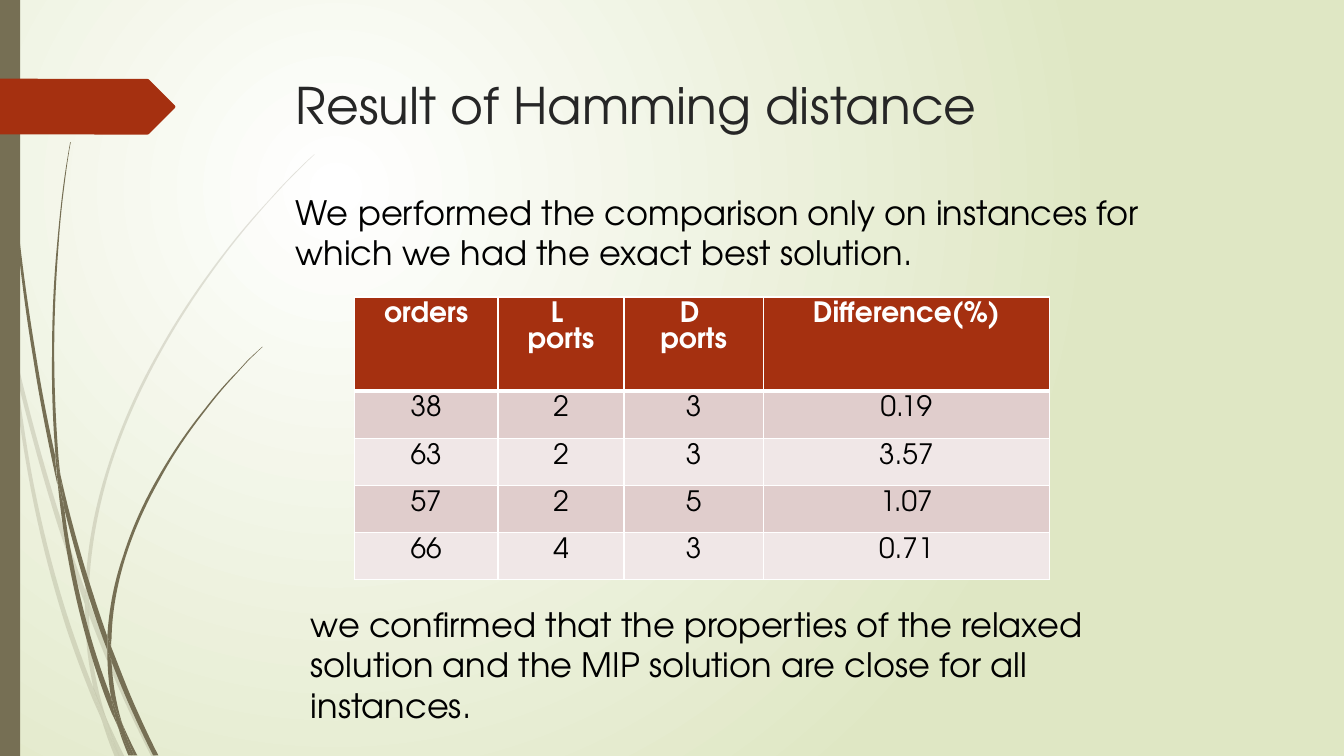
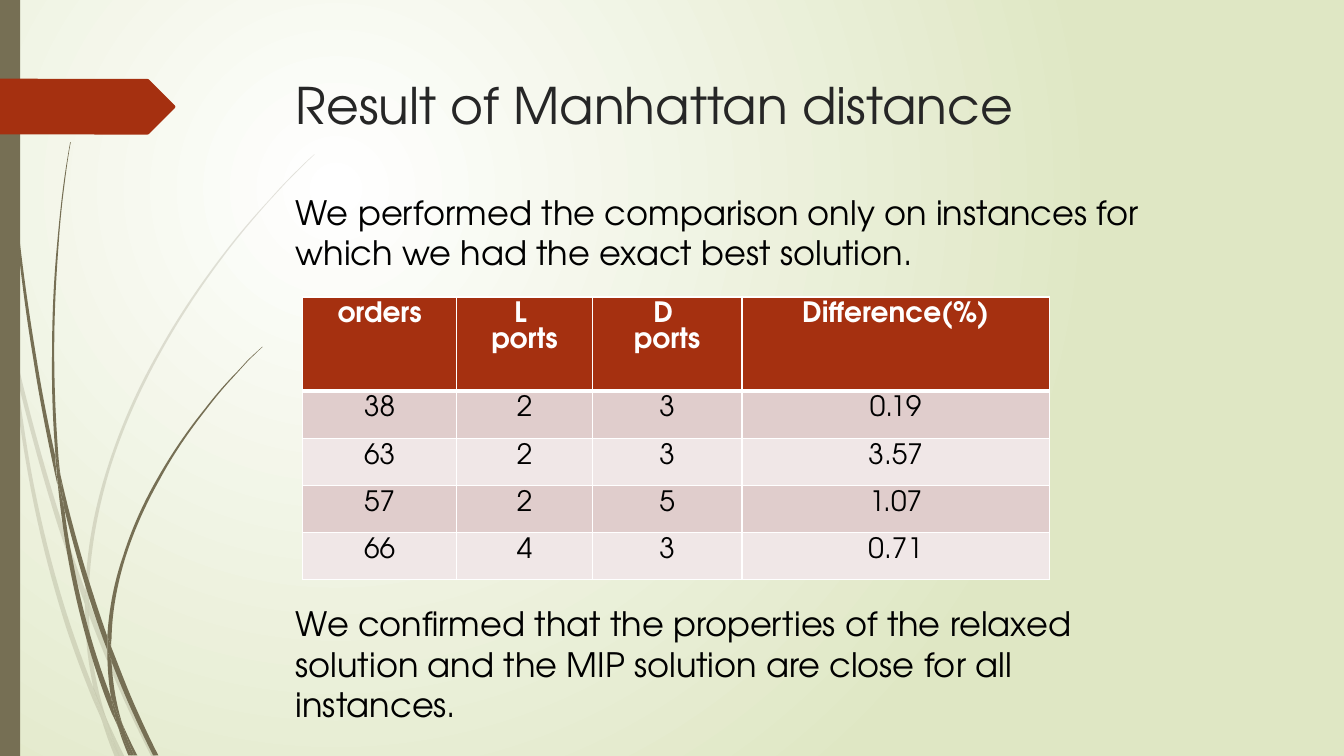
Before and after one commit to r-kurosu/kline_new, a slide deck: slide 63 of 竹田.pptx (slide 57 before the commit). Drawn at 1344x756 pixels with LibreOffice and Linux fonts; fonts in the diff are those of the drawing. Boxes give left, top, right and bottom in pixels: in the first picture for what was removed or moved away, otherwise in the second. Text is boxed around its words. In the diff, an @@ line names an element or a change of style, - is before the commit and + after.

```diff
--- a/竹田.pptx
+++ b/竹田.pptx
@@ title at (296,86,1013,125): text changed @@
-Result of Hamming distance
+Result of Manhattan distance
@@ table: place and size @@
-table at (354,297,1050,581)
+table at (302,297,1050,581)
@@ text at (296,611,1071,718): text changed @@
-we confirmed that the properties of the relaxed solution and the MIP solution are close for all instances.
+We confirmed that the properties of the relaxed solution and the MIP solution are close for all instances.
```
Also in this commit, not shown: 27 other slides changed, 1 slide added, 3 slides removed.
